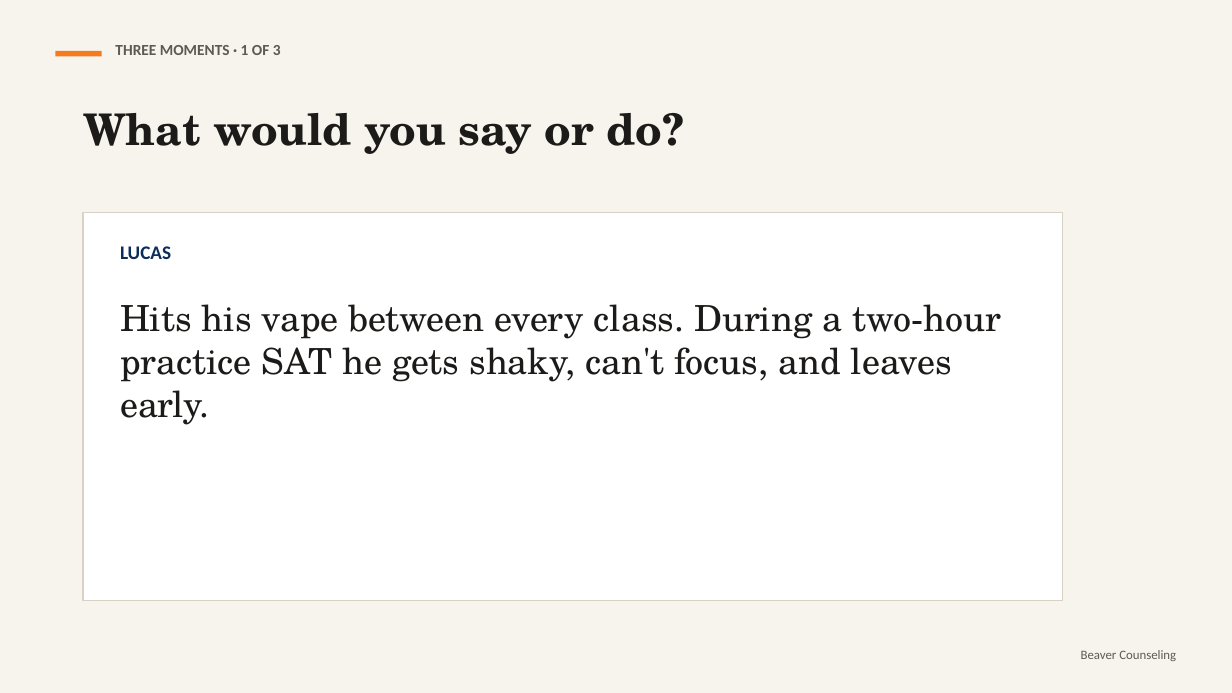
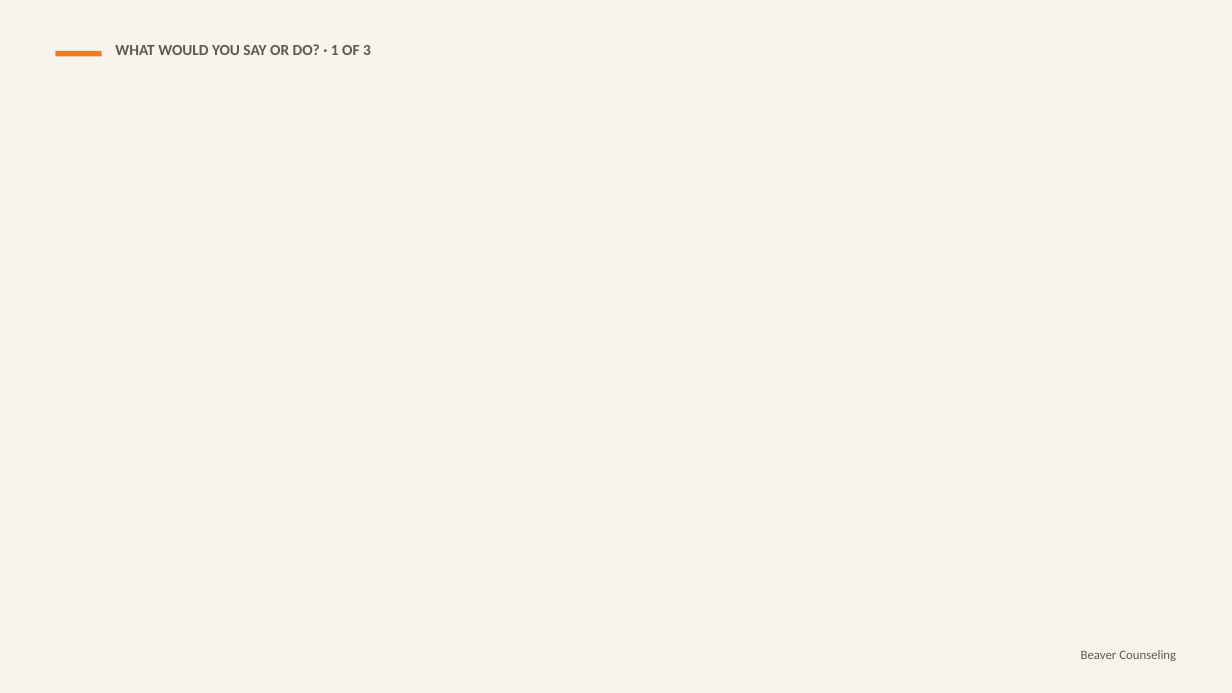
Before and after one commit to rmwtoolkit/bcds-toolkit, a slide deck: slide 11 of decks/vaping-and-your-brain-lesson-v2.pptx (slide 8 before the commit). Drawn at 1232x693 pixels with LibreOffice and Linux fonts; fonts in the diff are those of the drawing; background and template pictures are left out. Boxes give left, top, right and bottom in pixels: in the first picture for what was removed or moved away, otherwise in the second. Text is boxed around its words. In the diff, an @@ line names an element or a change of style, - is before the commit and + after.

```diff
--- a/decks/vaping-and-your-brain-lesson-v2.pptx
+++ b/decks/vaping-and-your-brain-lesson-v2.pptx
@@ text at (x1=115, y1=44, x2=371, y2=55): text changed @@
-THREE MOMENTS · 1 OF 3
+WHAT WOULD YOU SAY OR DO? · 1 OF 3
@@ text removed at (x1=83, y1=113, x2=684, y2=154) @@
-What would you say or do?
@@ rectangle removed at (x1=83, y1=213, x2=1063, y2=601) @@
@@ text removed at (x1=120, y1=246, x2=171, y2=259) @@
-LUCAS
@@ text removed at (x1=120, y1=304, x2=1001, y2=425) @@
-Hits his vape between every class. During a two-hour practice SAT he gets shaky, can't focus, and leaves early.
```
Also in this commit, not shown: 10 other slides changed, 8 slides added, 2 slides removed, 5 other files.
